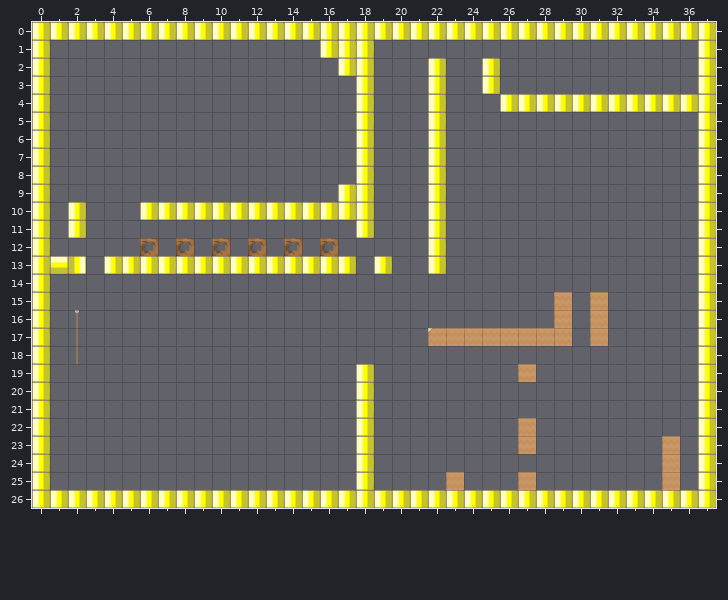
Tiled map: src/Urho3D/bin/Data/Urho2D/Tilesets/MayaSpace_Level0.tmx. Above: the version before the commit.
Cells are 64x64 px. Shown: x 0..37, y 0..26. Tiles whose own drawing changed are shown in their newer look in all pictures.
Now the later version:
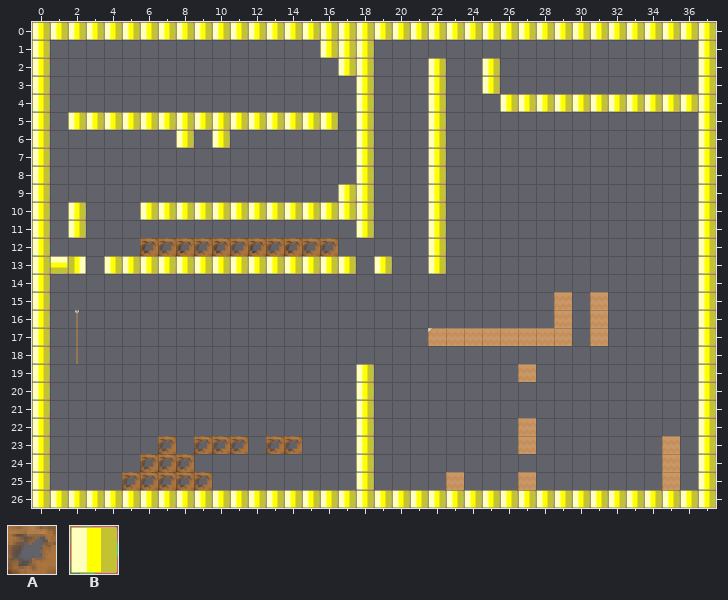
Key: from "Ortho": A 18, B 19.
_ is an empty cell.
See-through tiles are keyed as they look on the map.
Commit: Using StaticSprite3D
Change:
Layer "Occluders":
y 5: x 2..16 _______________ -> BBBBBBBBBBBBBBB
y 6: x 8 _ -> B; x 10 _ -> B
y 12: x 7 _ -> A; x 9 _ -> A; x 11 _ -> A; x 13 _ -> A; x 15 _ -> A
y 23: x 7 _ -> A; x 9..11 ___ -> AAA; x 13..14 __ -> AA
y 24: x 6..8 ___ -> AAA
y 25: x 5..9 _____ -> AAAAA
Where, in picture pixels (left, top, right, bottom), the same in both pictures:
added: (68, 112, 338, 148)
added: (158, 238, 176, 256)
added: (194, 238, 212, 256)
added: (230, 238, 248, 256)
added: (266, 238, 284, 256)
added: (302, 238, 320, 256)
added: (122, 436, 248, 490)
added: (266, 436, 302, 454)
